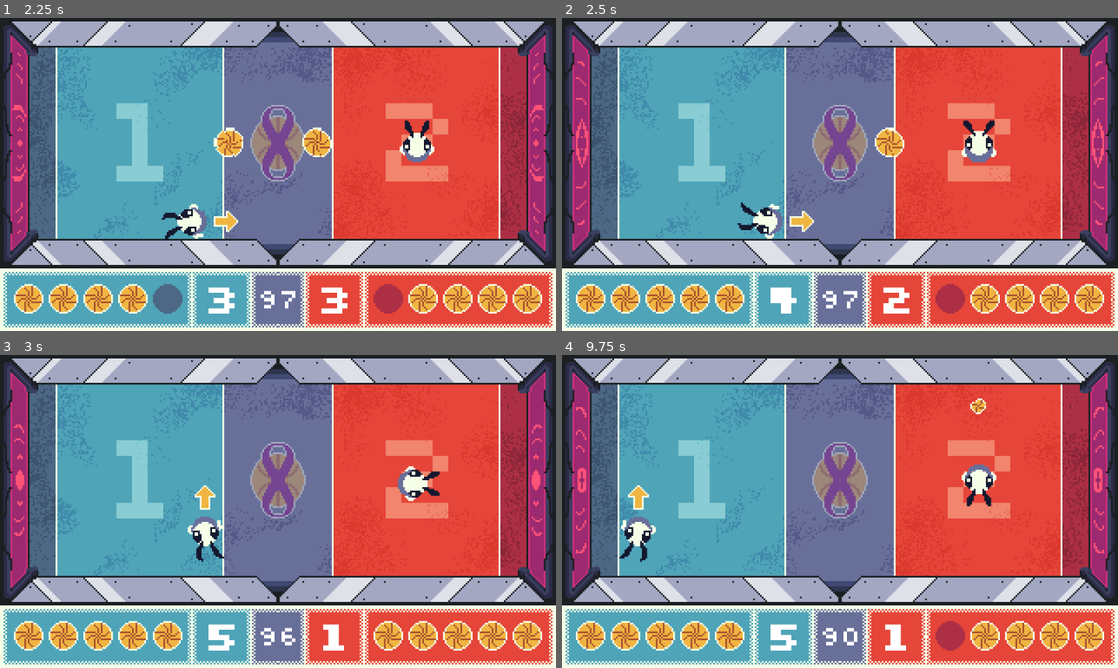
Above: before the commit, frames 1-4 (two rows, left to right).
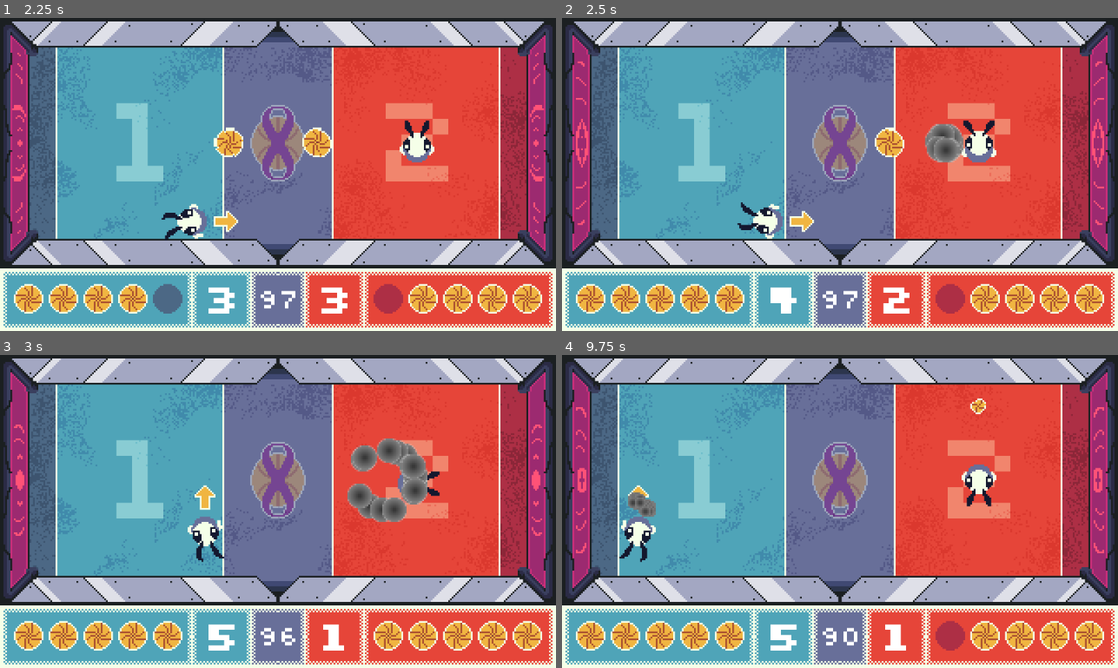
Above: after the commit, the same moments.

Repository: Moth-Fried-Games/mothball
Game: Godot game, scene res://game/scenes/main.tscn
Same seed, same stepped clock (60 frames per second), same inputs: the game is played once before the commit and once after it. The project has no main scene, so this scene is started directly.
Inputs:
- Up to frame 1 (2.25 s): tap Enter at 0.5 s; hold D (move_right_kb1) 0.53-1.28 s; tap Space (action_shoot_kb1) at 0.6 s; hold S (move_down_kb1) 1.28-2.03 s; tap Ctrl (action_shoot_kb2) at 1.35 s; hold D (move_right_kb1) from 2.03 s (still down); tap Down (move_down_kb2) at 2.1 s
- Up to frame 2 (2.5 s): keep holding D (move_right_kb1)
- Up to frame 3 (3 s): release D (move_right_kb1) at 2.78 s; hold W (move_up_kb1) from 2.78 s (still down); tap Left (move_left_kb2) at 2.85 s
- Up to frame 4 (9.75 s): release W (move_up_kb1) at 3.53 s; hold A (move_left_kb1) 3.53-5.03 s; tap one key every 0.75 s from 3.6 s: Right (move_right_kb2) Up (move_up_kb2) Space (action_shoot_kb1) Ctrl (action_shoot_kb2) Down (move_down_kb2) Left (move_left_kb2) Right (move_right_kb2) Up (move_up_kb2) Space (action_shoot_kb1); hold S (move_down_kb1) 5.03-5.78 s; hold D (move_right_kb1) 5.78-6.53 s; hold W (move_up_kb1) 6.53-7.28 s; hold D (move_right_kb1) 7.28-8.03 s; hold S (move_down_kb1) 8.03-8.78 s; hold A (move_left_kb1) 8.78-9.53 s; hold W (move_up_kb1) from 9.53 s (still down)

Frame 1 is identical in both runs. In frame 2, 0.7% of the frame differs, in the area x 65-73%, y 33-47%; in frame 3, 2.3%, in the area x 62-77%, y 26-54%; in frame 4, 0.3%.

Commit message:
bullet particles

Diff:
--- a/game/entities/bullets/bullet.gd
+++ b/game/entities/bullets/bullet.gd
@@ -4,6 +4,11 @@
 const MOTHBALL_BALL_2 = preload("res://assets/textures/mothball_ball2.png")
 const MOTHBALL_BALL_3 = preload("res://assets/textures/mothball_ball3.png")
 const MOTHBALL_BALL_4 = preload("res://assets/textures/mothball_ball4.png")
+
+const PARTICLE_1 = preload("res://game/entities/particles/particle_1.tscn")
+const PARTICLE_2 = preload("res://game/entities/particles/particle_2.tscn")
+const PARTICLE_3 = preload("res://game/entities/particles/particle_3.tscn")
+const PARTICLE_4 = preload("res://game/entities/particles/particle_4.tscn")
 
 @onready var sprite_2d: Sprite2D = $Sprite2D
 @onready var collision_shape_2d: CollisionShape2D = $CollisionShape2D
@@ -59,6 +64,7 @@
 						GameGlobals.game_dictionary["game_scene"].player_hit(1, level)
 					else:
 						GameGlobals.game_dictionary["game_scene"].player_hit(2, level)
+					spawn_particle()
 					level = 0
 					power_down()
 				else:
@@ -92,6 +98,7 @@
 
 
 func process_balls(value: int) -> void:
+	spawn_particle()
 	for v in range(value):
 		if level > 0:
 			level -= 1
@@ -161,3 +168,19 @@
 			collision_shape_2d.shape.radius = ball_radius
 			area_collision_shape_2d.shape.radius = ball_radius
 			sprite_2d.texture = MOTHBALL_BALL_4
+
+func spawn_particle():
+	var particle_resource = null
+	match level:
+		0:
+			particle_resource = PARTICLE_1.instantiate()
+		1:
+			particle_resource = PARTICLE_2.instantiate()
+		2:
+			particle_resource = PARTICLE_3.instantiate()
+		3:
+			particle_resource = PARTICLE_4.instantiate()
+
+	particle_resource.global_position = global_position
+	particle_resource.emitting = true
+	get_parent().get_parent().add_child(particle_resource)
--- /dev/null
+++ b/game/entities/particles/particle.gd
@@ -0,0 +1,7 @@
+extends GPUParticles2D
+
+func _ready() -> void:
+	finished.connect(_on_finished)
+
+func _on_finished() -> void:
+	queue_free()
--- /dev/null
+++ b/game/entities/particles/particle_1.tscn
@@ -0,0 +1,33 @@
+[gd_scene load_steps=5 format=3 uid="uid://dahn2gc3q36qf"]
+
+[ext_resource type="Script" uid="uid://ynre24ujdbxc" path="res://game/entities/particles/particle.gd" id="1_uoevg"]
+
+[sub_resource type="Gradient" id="Gradient_v46yp"]
+offsets = PackedFloat32Array(0, 0.9, 1)
+colors = PackedColorArray(0.194349, 0.194349, 0.194349, 1, 0.501407, 0.501406, 0.501406, 1, 1, 1, 1, 0)
+
+[sub_resource type="GradientTexture2D" id="GradientTexture2D_ou44i"]
+gradient = SubResource("Gradient_v46yp")
+width = 8
+height = 8
+fill = 1
+fill_from = Vector2(0.5, 0.5)
+fill_to = Vector2(0.5, 0)
+
+[sub_resource type="ParticleProcessMaterial" id="ParticleProcessMaterial_uoevg"]
+particle_flag_disable_z = true
+spread = 180.0
+initial_velocity_min = 30.0
+initial_velocity_max = 30.0
+gravity = Vector3(0, 0, 0)
+
+[node name="Particle1" type="GPUParticles2D"]
+emitting = false
+amount = 16
+texture = SubResource("GradientTexture2D_ou44i")
+lifetime = 0.5
+one_shot = true
+explosiveness = 1.0
+fixed_fps = 0
+process_material = SubResource("ParticleProcessMaterial_uoevg")
+script = ExtResource("1_uoevg")
--- /dev/null
+++ b/game/entities/particles/particle_2.tscn
@@ -0,0 +1,33 @@
+[gd_scene load_steps=5 format=3 uid="uid://dilcc6s188354"]
+
+[ext_resource type="Script" uid="uid://ynre24ujdbxc" path="res://game/entities/particles/particle.gd" id="1_epphi"]
+
+[sub_resource type="Gradient" id="Gradient_v46yp"]
+offsets = PackedFloat32Array(0, 0.9, 1)
+colors = PackedColorArray(0.194349, 0.194349, 0.194349, 1, 0.501407, 0.501406, 0.501406, 1, 1, 1, 1, 0)
+
+[sub_resource type="GradientTexture2D" id="GradientTexture2D_ow7m2"]
+gradient = SubResource("Gradient_v46yp")
+width = 16
+height = 16
+fill = 1
+fill_from = Vector2(0.5, 0.5)
+fill_to = Vector2(0.5, 0)
+
+[sub_resource type="ParticleProcessMaterial" id="ParticleProcessMaterial_epphi"]
+particle_flag_disable_z = true
+spread = 180.0
+initial_velocity_min = 50.0
+initial_velocity_max = 50.0
+gravity = Vector3(0, 0, 0)
+
+[node name="Particle2" type="GPUParticles2D"]
+emitting = false
+amount = 16
+texture = SubResource("GradientTexture2D_ow7m2")
+lifetime = 0.5
+one_shot = true
+explosiveness = 1.0
+fixed_fps = 0
+process_material = SubResource("ParticleProcessMaterial_epphi")
+script = ExtResource("1_epphi")
--- /dev/null
+++ b/game/entities/particles/particle_3.tscn
@@ -0,0 +1,33 @@
+[gd_scene load_steps=5 format=3 uid="uid://djse0u0vk18bq"]
+
+[ext_resource type="Script" uid="uid://ynre24ujdbxc" path="res://game/entities/particles/particle.gd" id="1_ra22s"]
+
+[sub_resource type="Gradient" id="Gradient_v46yp"]
+offsets = PackedFloat32Array(0, 0.9, 1)
+colors = PackedColorArray(0.194349, 0.194349, 0.194349, 1, 0.501407, 0.501406, 0.501406, 1, 1, 1, 1, 0)
+
+[sub_resource type="GradientTexture2D" id="GradientTexture2D_ddrj5"]
+gradient = SubResource("Gradient_v46yp")
+width = 24
+height = 24
+fill = 1
+fill_from = Vector2(0.5, 0.5)
+fill_to = Vector2(0.5, 0)
+
+[sub_resource type="ParticleProcessMaterial" id="ParticleProcessMaterial_ra22s"]
+particle_flag_disable_z = true
+spread = 180.0
+initial_velocity_min = 75.0
+initial_velocity_max = 75.0
+gravity = Vector3(0, 0, 0)
+
+[node name="Particle3" type="GPUParticles2D"]
+emitting = false
+amount = 16
+texture = SubResource("GradientTexture2D_ddrj5")
+lifetime = 0.5
+one_shot = true
+explosiveness = 1.0
+fixed_fps = 0
+process_material = SubResource("ParticleProcessMaterial_ra22s")
+script = ExtResource("1_ra22s")
--- /dev/null
+++ b/game/entities/particles/particle_4.tscn
@@ -0,0 +1,33 @@
+[gd_scene load_steps=5 format=3 uid="uid://d01qh2xysdcs1"]
+
+[ext_resource type="Script" uid="uid://ynre24ujdbxc" path="res://game/entities/particles/particle.gd" id="1_r57jn"]
+
+[sub_resource type="Gradient" id="Gradient_v46yp"]
+offsets = PackedFloat32Array(0, 0.9, 1)
+colors = PackedColorArray(0.194349, 0.194349, 0.194349, 1, 0.501407, 0.501406, 0.501406, 1, 1, 1, 1, 0)
+
+[sub_resource type="GradientTexture2D" id="GradientTexture2D_dvy7i"]
+gradient = SubResource("Gradient_v46yp")
+width = 32
+height = 32
+fill = 1
+fill_from = Vector2(0.5, 0.5)
+fill_to = Vector2(0.5, 0)
+
+[sub_resource type="ParticleProcessMaterial" id="ParticleProcessMaterial_r57jn"]
+particle_flag_disable_z = true
+spread = 180.0
+initial_velocity_min = 100.0
+initial_velocity_max = 100.0
+gravity = Vector3(0, 0, 0)
+
+[node name="Particle4" type="GPUParticles2D"]
+emitting = false
+amount = 16
+texture = SubResource("GradientTexture2D_dvy7i")
+lifetime = 0.5
+one_shot = true
+explosiveness = 1.0
+fixed_fps = 0
+process_material = SubResource("ParticleProcessMaterial_r57jn")
+script = ExtResource("1_r57jn")
--- a/game/scenes/main.tscn
+++ b/game/scenes/main.tscn
@@ -1,7 +1,7 @@
 [gd_scene load_steps=3 format=3 uid="uid://mb7rfkkgarb8"]
 
-[ext_resource type="Script" uid="uid://bobkieouqdchi" path="res://game/scenes/main.gd" id="1_jbjdl"]
-[ext_resource type="PackedScene" uid="uid://ckf1shoupml04" path="res://game/scenes/game.tscn" id="2_jbjdl"]
+[ext_resource type="Script" path="res://game/scenes/prototype_main.gd" id="1_jbjdl"]
+[ext_resource type="PackedScene" uid="uid://0vrbsdknjnfj" path="res://game/scenes/game.tscn" id="2_jbjdl"]
 
 [node name="PrototypeMain" type="CanvasLayer"]
 script = ExtResource("1_jbjdl")
Not shown, added: game/entities/particles/particle.gd.uid
Not shown: 1 places in game/scenes/game.tscn that only renumber resources
